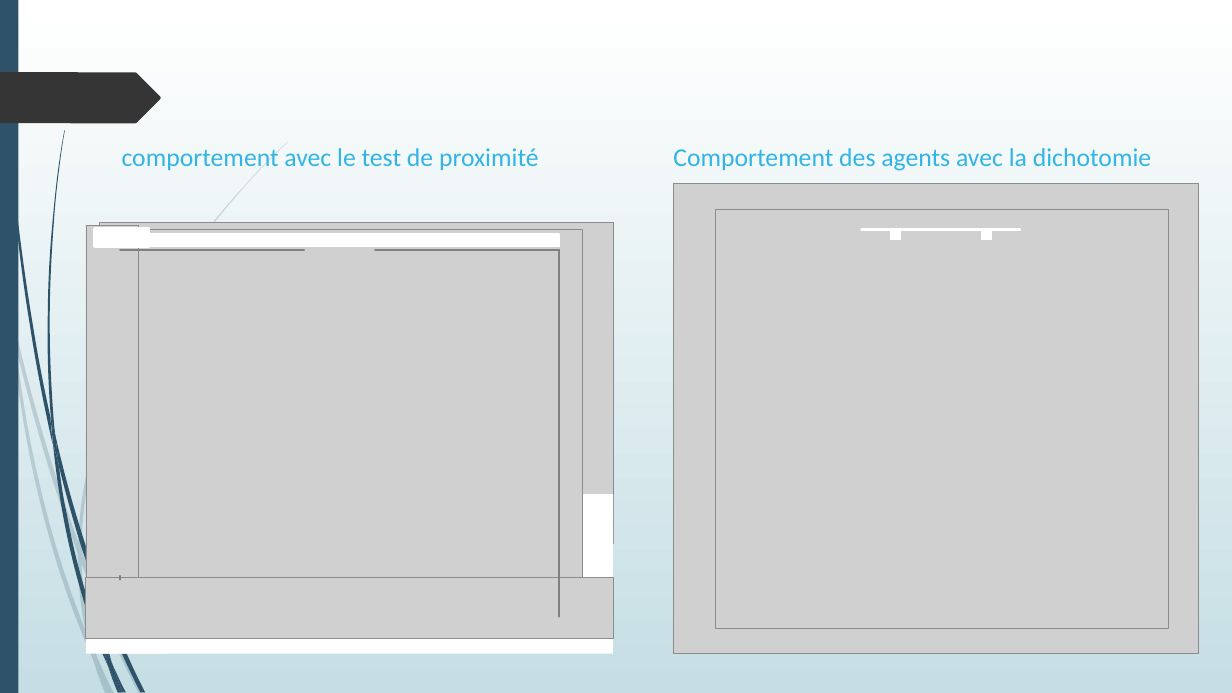
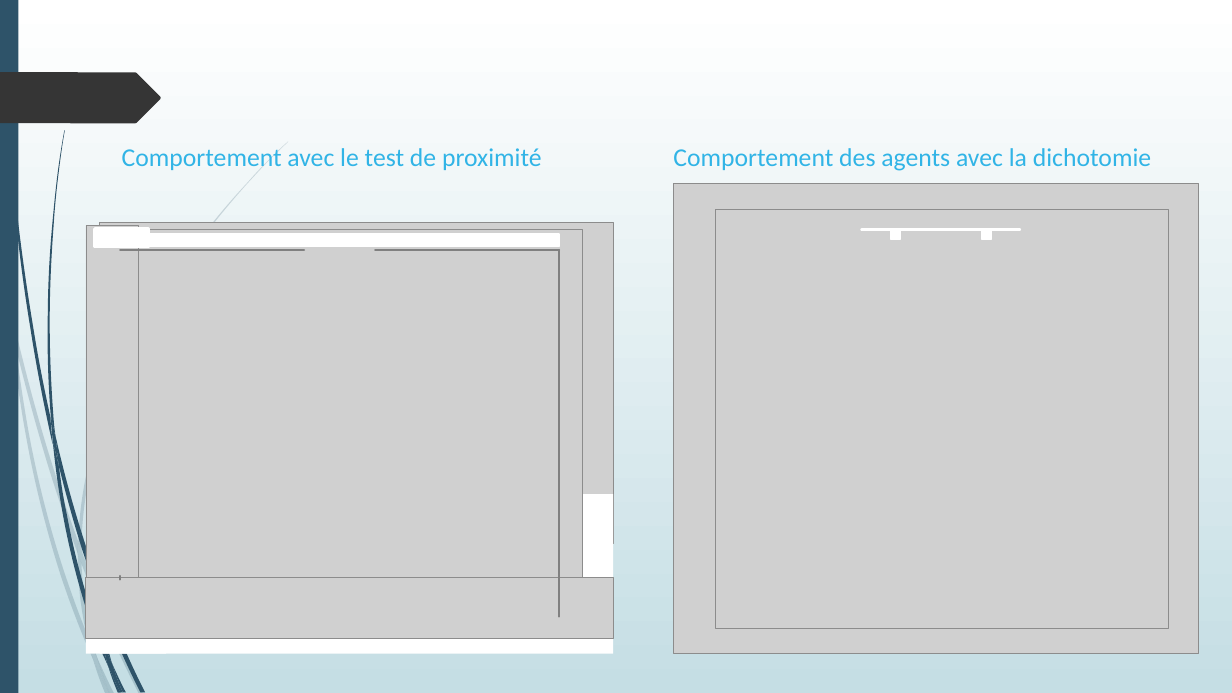
Before and after one commit to Poroing/CrowdDeplacementOptimisation, a slide deck: slide 40 of Présentation/Détermination d'un plan d'évacuation incendie.pptx. Drawn at 1232x693 pixels with LibreOffice and Linux fonts; fonts in the diff are those of the drawing; grey boxes stand for pictures. Boxes give left, top, right and bottom in pixels: in the first picture for what was removed or moved away, otherwise in the second. Text is boxed around its words. In the diff, an @@ line names an element or a change of style, - is before the commit and + after.

```diff
--- a/Présentation/Détermination d'un plan d'évacuation incendie.pptx
+++ b/Présentation/Détermination d'un plan d'évacuation incendie.pptx
@@ text at box(122, 148, 542, 170): text changed @@
-comportement avec le test de proximité
+Comportement avec le test de proximité
```
Also in this commit, not shown: 10 other slides changed, 3 other files.
